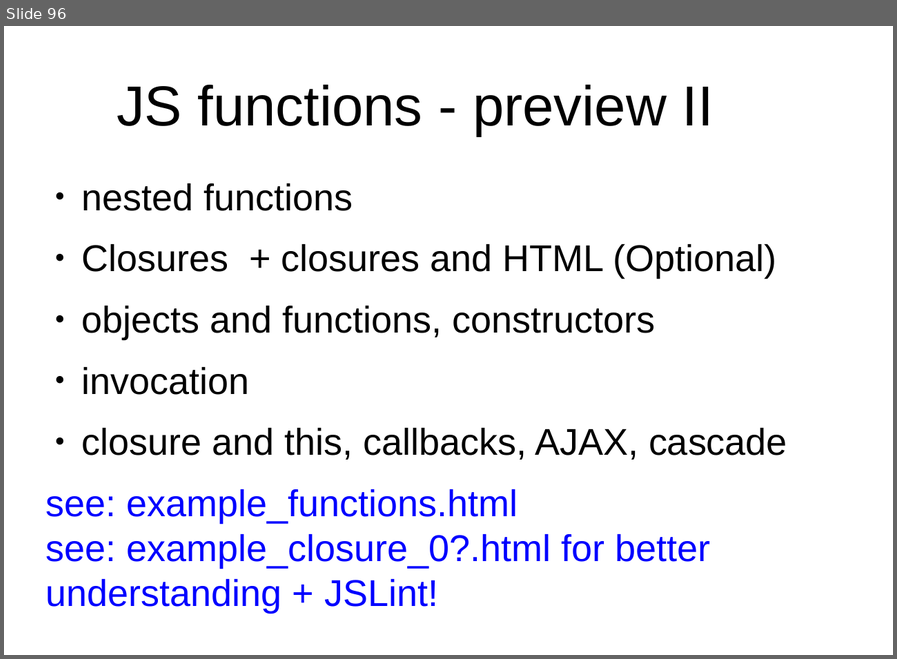
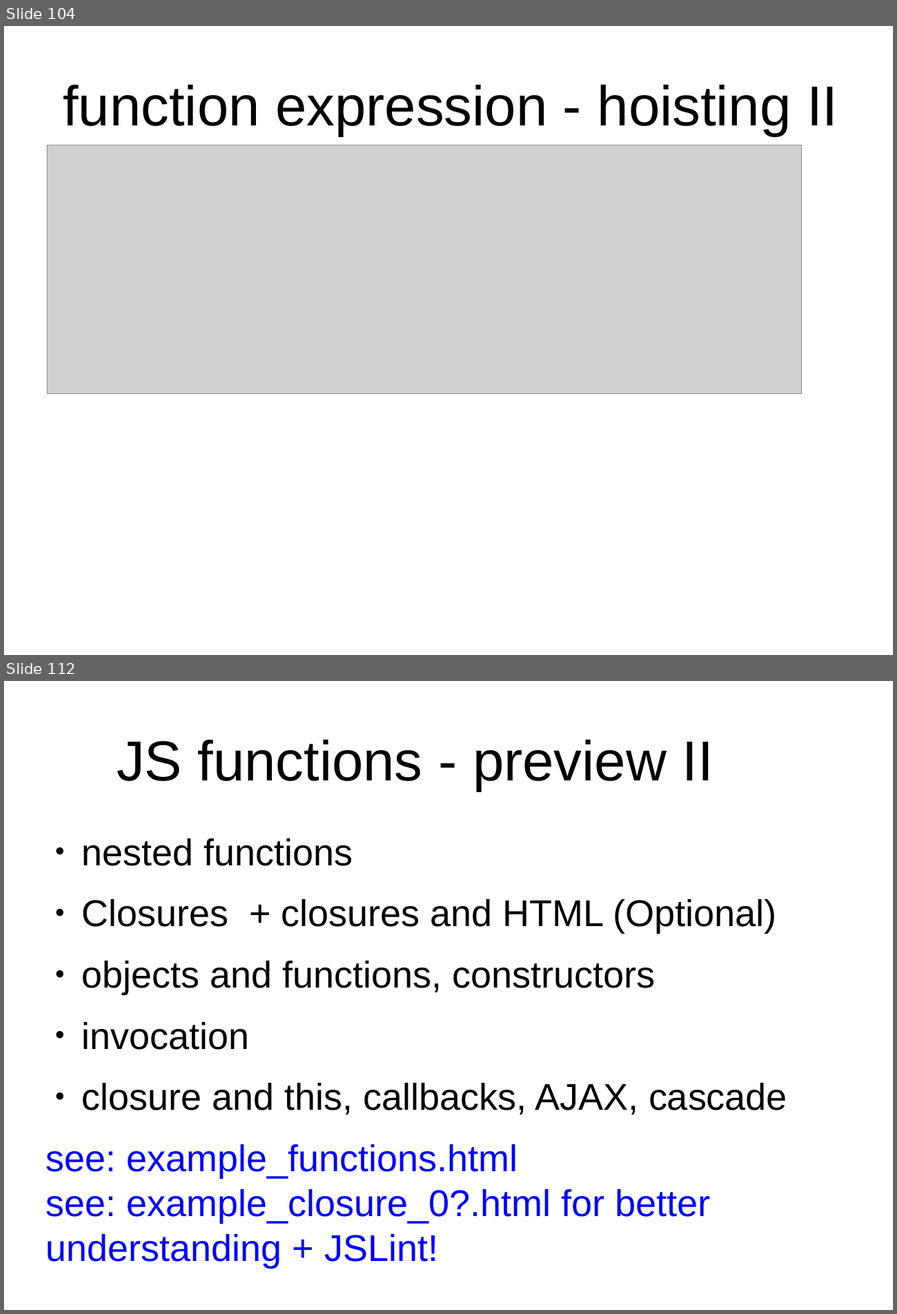
Before and after one commit to peterborkuti/other, a slide deck: JavaScriptBasics/jsbasics-slide.odp. Shown one above the other, each under a label of ours: slide 96 before the commit, slides 104 and 112 after it; the slides between them are not shown. The pictures are 897x659 and 897x1314 pixels, drawn with LibreOffice and Linux fonts; fonts in the diff are those of the drawing; grey boxes stand for pictures; background and template pictures are left out. Boxes give left, top, right and bottom in pixels: in the first picture for what was removed or moved away, otherwise in the second. Text is boxed around its words. In the diff, an @@ line names an element or a change of style, - is before the commit and + after.

Commit message:
function impress 02

```diff
--- a/JavaScriptBasics/jsbasics-slide.odp
+++ b/JavaScriptBasics/jsbasics-slide.odp
@@ slide 104 added at box(4, 26, 893, 655), background #FFFFFF @@
@@ title added at box(63, 85, 838, 136), 53.3 pt, text #000000 @@
+function expression - hoisting II
@@ picture added at box(47, 145, 802, 394) @@
@@ what was slide 96 is now slide 112 @@
```
Also in this commit, not shown: 2 slides changed, 15 other slides added, 1 other file.
